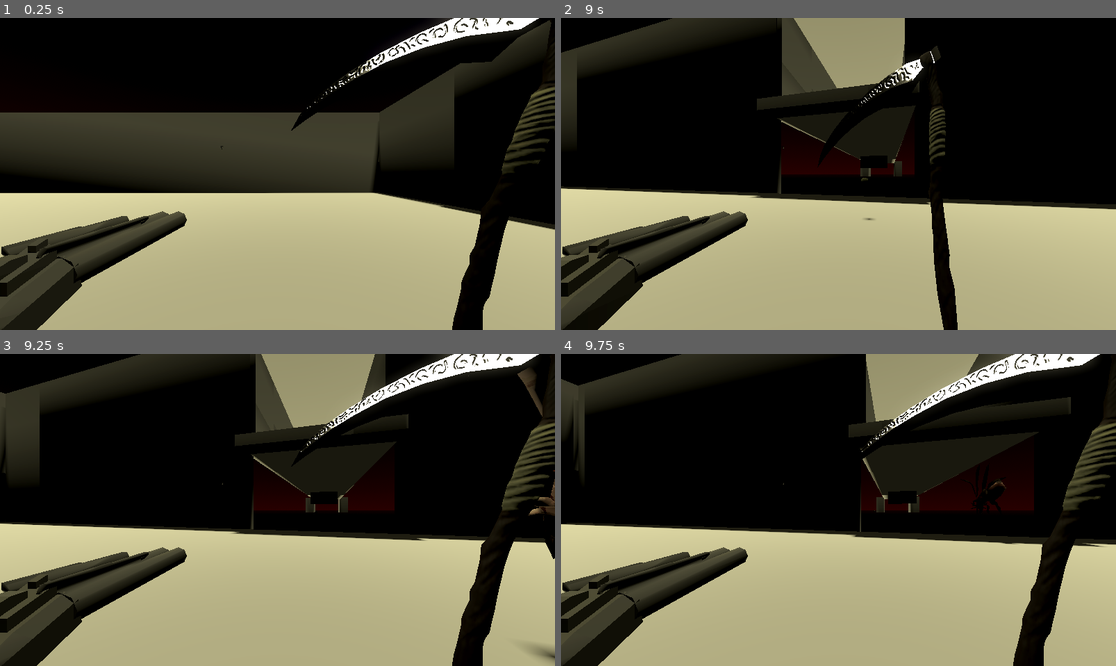
Above: before the commit, frames 1-4 (two rows, left to right).
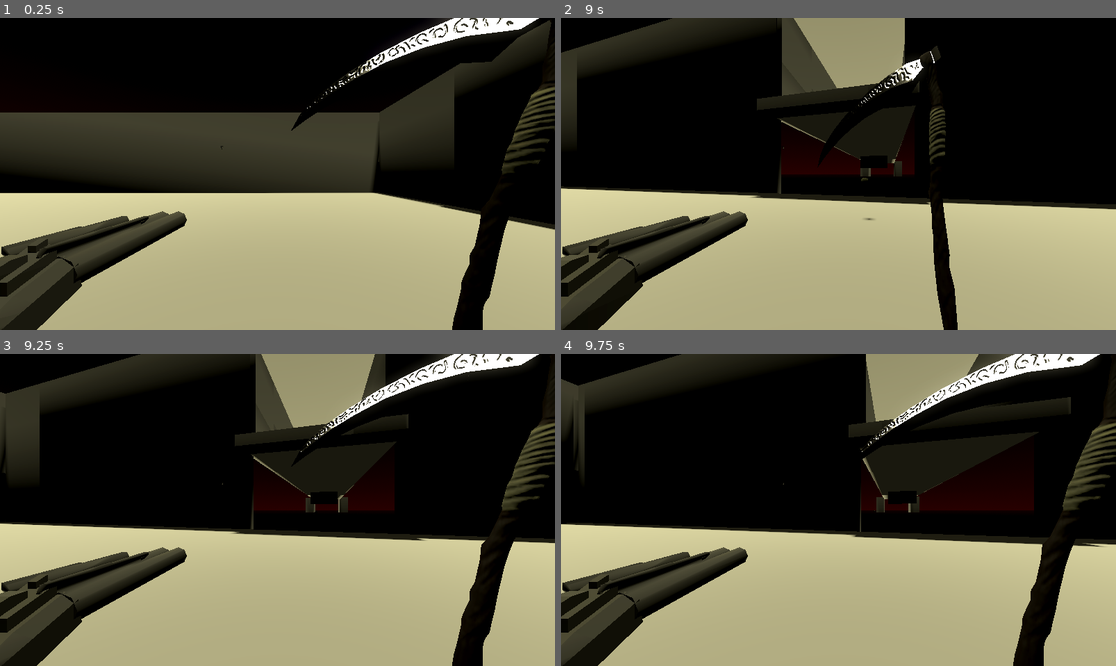
Above: after the commit, the same moments.

Repository: SeminixDev/pandora-boomer-shooter
Game: Godot game, scene res://World/world.tscn
The game is run twice, just before and just after one commit, with the same random seed, the same clock (stepped at 60 frames per second) and the same inputs.
Inputs:
- Up to frame 1 (0.25 s): no input
- Up to frame 2 (9 s): hold S (down2) 0.53-1.28 s; hold Up (up1) 0.53-2.03 s; tap A (left2) at 1.35, 4.35, 7.35 s; hold D (right2) 2.03-2.78 s; hold Left (left1) 2.03-3.53 s; tap W (up2) at 2.85, 5.85, 8.85 s; hold Down (down1) 3.53-4.28 s; hold S (down2) 3.53-4.28 s; hold Right (right1) 4.28-5.03 s; hold Up (up1) 5.03-5.78 s; hold D (right2) 5.03-5.78 s; hold Right (right1) 5.78-8.03 s; hold S (down2) 6.53-7.28 s; hold Down (down1) 8.03-8.78 s; hold D (right2) 8.03-8.78 s; hold Left (left1) from 8.78 s (still down)
- Up to frame 3 (9.25 s): keep holding Left (left1)
- Up to frame 4 (9.75 s): release Left (left1) at 9.53 s; hold Up (up1) from 9.53 s (still down); hold S (down2) from 9.53 s (still down)

Frames 1-2 are identical in both runs. In frame 3, 0.7% of the frame differs, in the area x 93-100%, y 4-100%; in frame 4, 0.3%.

Commit message:
Leaper fix attempt 1

Diff:
--- a/Enemy/leaper_enemy.gd
+++ b/Enemy/leaper_enemy.gd
@@ -19,36 +19,29 @@
 func _process_behavior(delta: float) -> void:
 	time_since_last_attack += delta
 
-	var dist: float = 0.0
-	if target:
-		dist = global_position.distance_to(target.global_position)
-
 	match current_state:
 		State.IDLE:
 			if target: current_state = State.CHASE
 
 		State.CHASE:
-			if not target:
-				current_state = State.IDLE
-				return
+			if not target: return
+			face_target(delta)
+			var dist = global_position.distance_to(target.global_position)
 
-			face_target(delta)
-
-			if dist <= leap_range:
-				if time_since_last_attack >= attack_cooldown:
-					start_telegraph()
-				else:
-					pass
-
+			if dist <= leap_range and time_since_last_attack >= attack_cooldown:
+				start_telegraph()
 			else:
 				var dir = global_position.direction_to(target.global_position).normalized()
 				velocity.x = move_toward(velocity.x, dir.x * speed, acceleration * delta)
 				velocity.z = move_toward(velocity.z, dir.z * speed, acceleration * delta)
 
 		State.ATTACK:
-			# If we hit the floor after leaving it, the leap is done
-			if is_on_floor() and velocity.y <= 0 and lunge_hitbox.monitoring:
-				finish_attack()
+			if not lunge_hitbox.monitoring:
+				face_target(delta, 15.0)
+			else:
+				# Don't turn mid-air.
+				if is_on_floor() and velocity.y <= 0:
+					finish_attack()
 
 func start_telegraph() -> void:
 	current_state = State.ATTACK
@@ -64,19 +57,33 @@
 		execute_leap()
 
 func execute_leap() -> void:
+	if not target: return
+
 	lunge_hitbox.monitoring = true
-	# Give a small upward boost + massive forward boost
+
+	# Force an instant snap to face the target perfectly before launching
+	var look_target = target.global_position
+	look_target.y = global_position.y
+	look_at(look_target, Vector3.UP)
+
+	# Calculate trajectory
 	lunge_direction = global_position.direction_to(target.global_position)
 	lunge_direction.y = 0.0
 	lunge_direction = lunge_direction.normalized()
 
 	velocity = lunge_direction * leap_force
-	velocity.y = 5.0 # Slight arc
+	velocity.y = 5.0 # Slight arc upward
 
 func finish_attack() -> void:
 	current_state = State.CHASE
 	lunge_hitbox.monitoring = false
 
+	# Kill the leap momentum instantly so it doesn't slide
+	velocity.x = 0.0
+	velocity.z = 0.0
+
+	time_since_last_attack = 0.0
+
 func _on_lunge_hitbox_body_entered(body: Node3D) -> void:
 	if body.has_method("take_damage") and body is Player:
 		body.take_damage(leap_damage)
--- a/Enemy/leaper_enemy.tscn
+++ b/Enemy/leaper_enemy.tscn
@@ -10,7 +10,7 @@
 
 [node name="Leaper" unique_id=2141865840 instance=ExtResource("1_jn4m6")]
 script = ExtResource("2_r0rui")
-leap_range = 15.0
+leap_range = 20.0
 leap_force = 20.0
 leap_damage = 25
 telegraph_duration = 0.7
